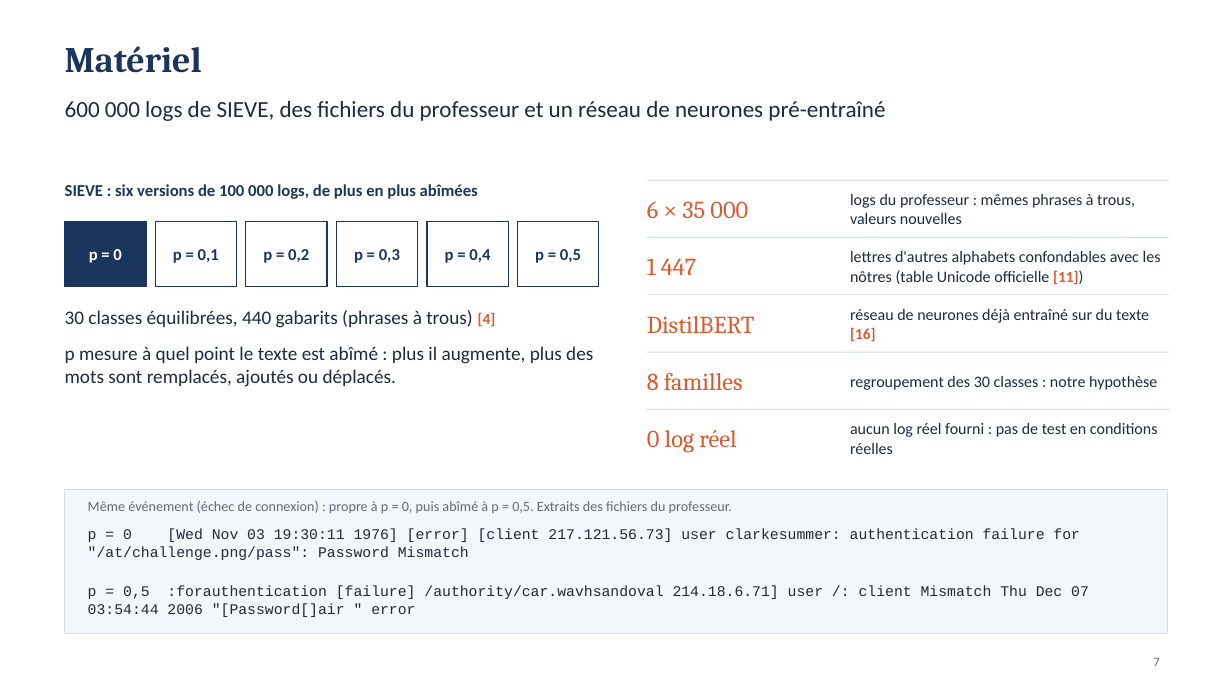
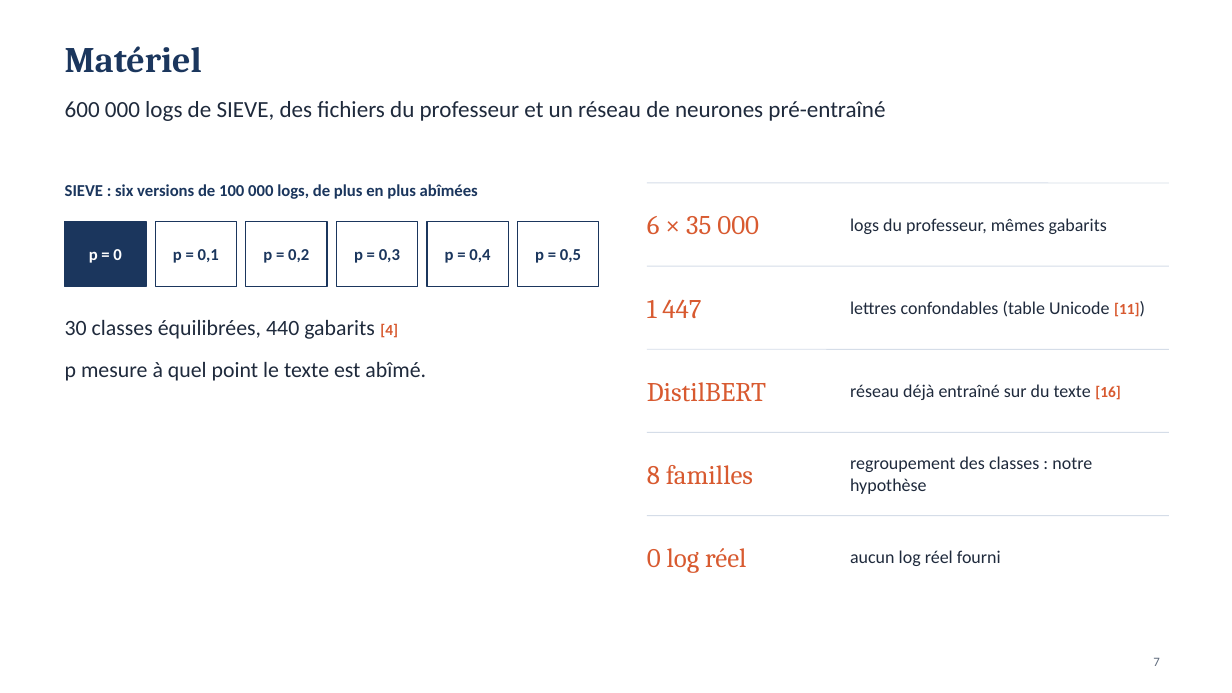
Before and after one commit to MADENIYOU/siem-open-world-log-classification, a slide deck: slide 7 of presentation/Soutenance_SIEM_monde_ouvert.pptx. Drawn at 1232x693 pixels with LibreOffice and Linux fonts; fonts in the diff are those of the drawing. Boxes give left, top, right and bottom in pixels: in the first picture for what was removed or moved away, otherwise in the second. Text is boxed around its words. In the diff, an @@ line names an element or a change of style, - is before the commit and + after.

```diff
--- a/presentation/Soutenance_SIEM_monde_ouvert.pptx
+++ b/presentation/Soutenance_SIEM_monde_ouvert.pptx
@@ text at bbox=[850, 218, 1107, 234]: text changed; size 12.5 to 14 pt @@
-logs du professeur : mêmes phrases à trous, valeurs nouvelles
+logs du professeur, mêmes gabarits
@@ line moved from (647, 238) - (1169, 238) to (647, 266) - (1169, 266) @@
@@ text "1 447": place and size @@
-text "1 447" at bbox=[647, 258, 696, 275]
+text "1 447" at bbox=[647, 299, 701, 318]
@@ text at bbox=[65, 320, 426, 381]: text changed; size 15 to 17 pt @@
-30 classes équilibrées, 440 gabarits (phrases à trous) [4]
-p mesure à quel point le texte est abîmé : plus il augmente, plus des mots sont remplacés, ajoutés ou déplacés.
+30 classes équilibrées, 440 gabarits [4]
+p mesure à quel point le texte est abîmé.
@@ text at bbox=[850, 301, 1140, 317]: text changed; size 12.5 to 14 pt @@
-lettres d'autres alphabets confondables avec les nôtres (table Unicode officielle [11])
+lettres confondables (table Unicode [11])
@@ text "DistilBERT": place and size @@
-text "DistilBERT" at bbox=[647, 316, 755, 334]
+text "DistilBERT" at bbox=[647, 382, 766, 402]
@@ line moved from (647, 295) - (1169, 295) to (647, 349) - (1169, 349) @@
@@ text at bbox=[850, 384, 1121, 400]: text changed; size 12.5 to 14 pt @@
-réseau de neurones déjà entraîné sur du texte [16]
+réseau déjà entraîné sur du texte [16]
@@ text "8 familles": place and size @@
-text "8 familles" at bbox=[647, 372, 743, 390]
+text "8 familles" at bbox=[647, 465, 753, 484]
@@ line moved from (647, 352) - (1169, 352) to (647, 433) - (1169, 433) @@
@@ text at bbox=[850, 456, 1092, 494]: text changed; size 12.5 to 14 pt @@
-regroupement des 30 classes : notre hypothèse
+regroupement des classes : notre hypothèse
@@ rectangle removed at bbox=[65, 490, 1167, 633] @@
@@ text removed at bbox=[88, 501, 732, 513] @@
-Même événement (échec de connexion) : propre à p = 0, puis abîmé à p = 0,5. Extraits des fichiers du professeur.
@@ text removed at bbox=[88, 528, 1080, 560] @@
-p = 0 [Wed Nov 03 19:30:11 1976] [error] [client 217.121.56.73] user clarkesummer: authentication failure for "/at/challenge.png/pass": Password Mismatch
@@ size 19 to 21 pt in 5 elements at bbox=[647, 216, 759, 235], bbox=[647, 299, 701, 318], bbox=[647, 382, 766, 402], bbox=[647, 465, 753, 484], bbox=[647, 548, 746, 573] @@
@@ text "0 log réel": place and size @@
-text "0 log réel" at bbox=[647, 430, 736, 453]
+text "0 log réel" at bbox=[647, 548, 746, 573]
@@ line moved from (647, 409) - (1169, 409) to (647, 516) - (1169, 516) @@
@@ text at bbox=[850, 550, 1001, 566]: text changed; size 12.5 to 14 pt @@
-aucun log réel fourni : pas de test en conditions réelles
+aucun log réel fourni
@@ text removed at bbox=[88, 586, 1089, 617] @@
-p = 0,5 :forauthentication [failure] /authority/car.wavhsandoval 214.18.6.71] user /: client Mismatch Thu Dec 07 03:54:44 2006 "[Password[]air " error
```
Also in this commit, not shown: 13 other slides changed, 2 other files.
